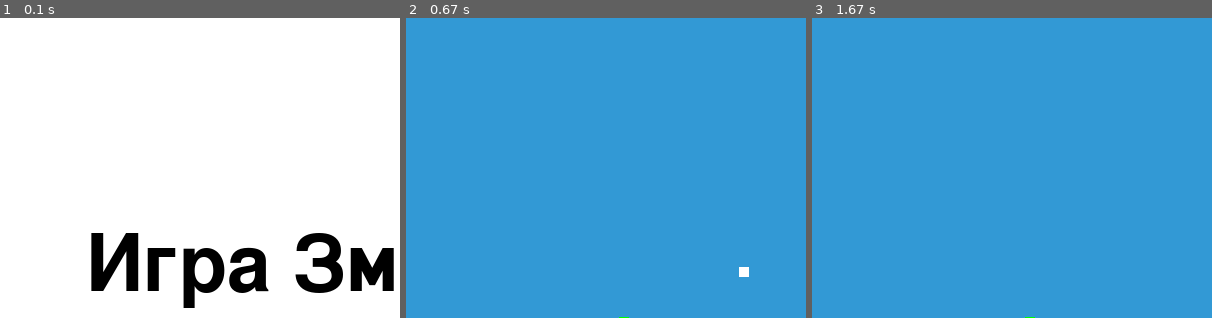
Above: before the commit, frames 1-3 (left to right).
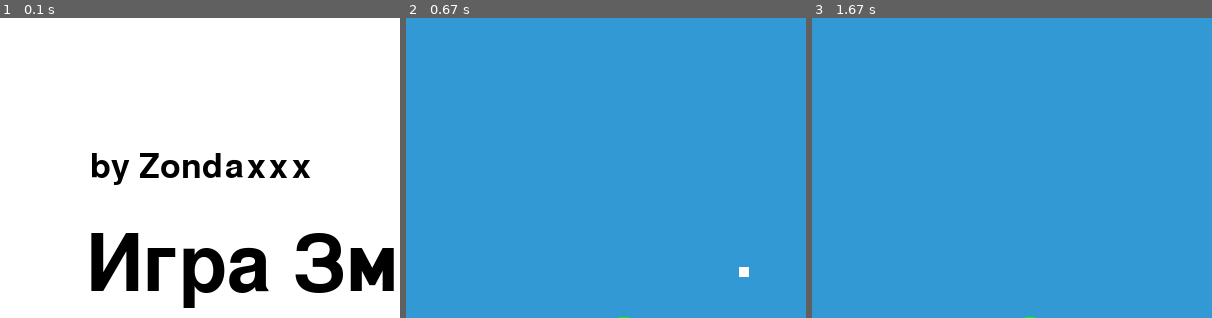
Above: after the commit, the same moments.

Repository: zondaxxx/snake-pygame
Game: pygame game, started from main.py
Two runs of this game, one before a commit and one after it. Both use one fixed random seed, a clock stepped at 60 frames per second and the inputs below.
Inputs (mouse positions are % of the whole screen's width and height, from its top left):
- Up to frame 1 (0.1 s): no input
- Up to frame 2 (0.67 s): click "Старт" at 0.42 s
- Up to frame 3 (1.67 s): hold Right 0.67-1.13 s; move the mouse to (46, 54) at 0.7 s; hold Up 1.17-1.47 s; hold Right from 1.5 s (still down)
The pictures show only the part of the screen within x 8-58%, y 8-58%; the shares and areas given below are measured in that part.

The runs differ from the first frame. In frame 1, 1.9% of the frame differs, in the area x 23-78%, y 45-56%; in frame 2, nothing differs; in frame 3, nothing differs.

Commit message:
added on main menu - "By Author"

Diff:
--- a/main.py
+++ b/main.py
@@ -66,6 +66,10 @@
         large_text = pygame.font.SysFont(None, 115)
         TextSurf, TextRect = text_objects(language['game'], large_text)
         TextRect.center = ((dis_width / 2), (dis_height / 2))
+        dis.blit(TextSurf, TextRect)
+        second_text = pygame.font.SysFont(None, 50)
+        TextSurf, TextRect = text_objects(language['author'], second_text)
+        TextRect.center = ((dis_width / 3), (dis_height / 3))
         dis.blit(TextSurf, TextRect)
 
         draw_button(language['go'], 150, 450, 100, 50, green, bright_green, gameLoop)
--- a/ru.txt
+++ b/ru.txt
@@ -8,5 +8,6 @@
     "game_over": "Игра окончена",
     "settings": "Настройки",
     "snaake_color": "Цвет змейки",
-    "language": "Язык"
+    "language": "Язык",
+    "author": "by Zondaxxx"
 }
